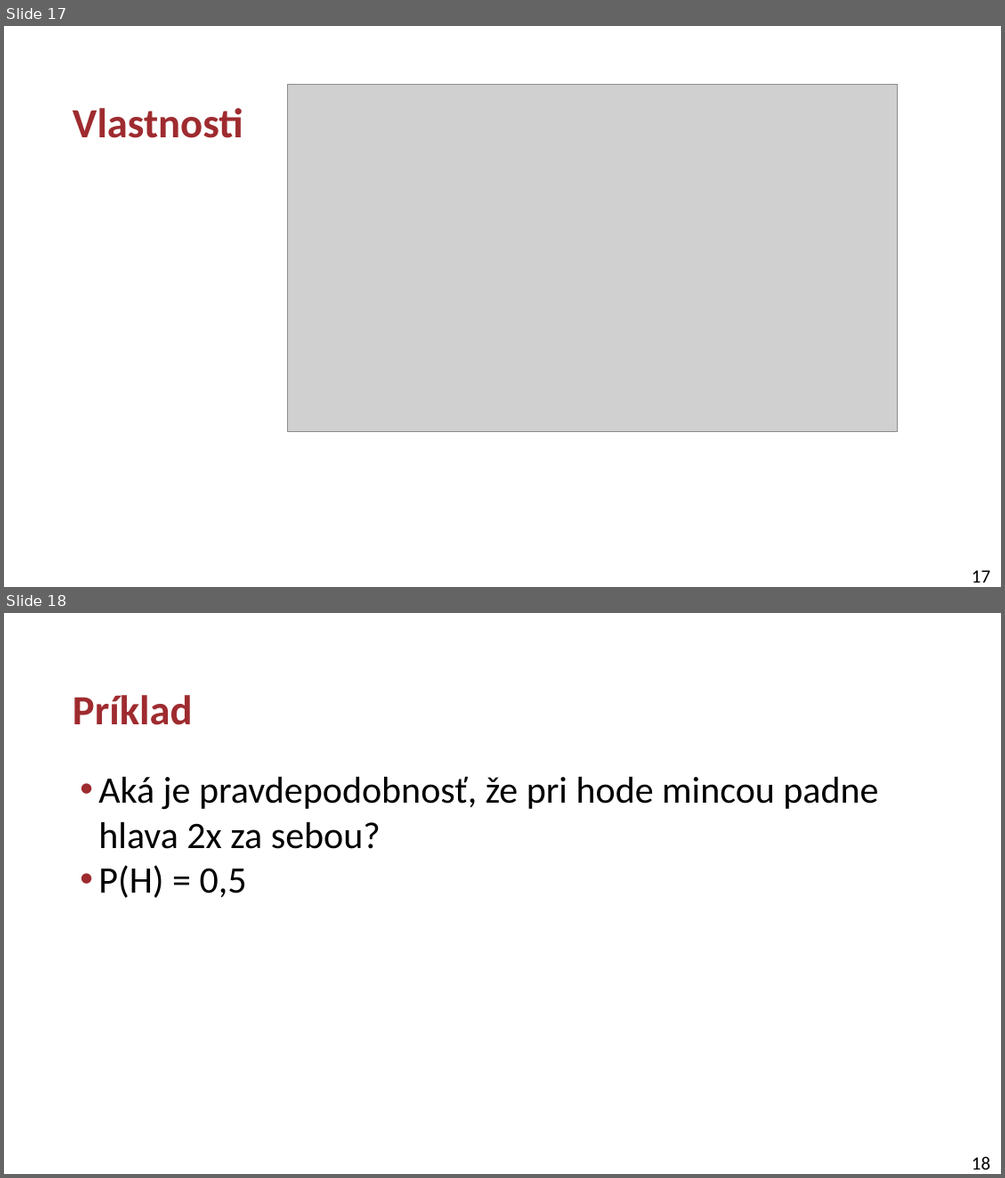
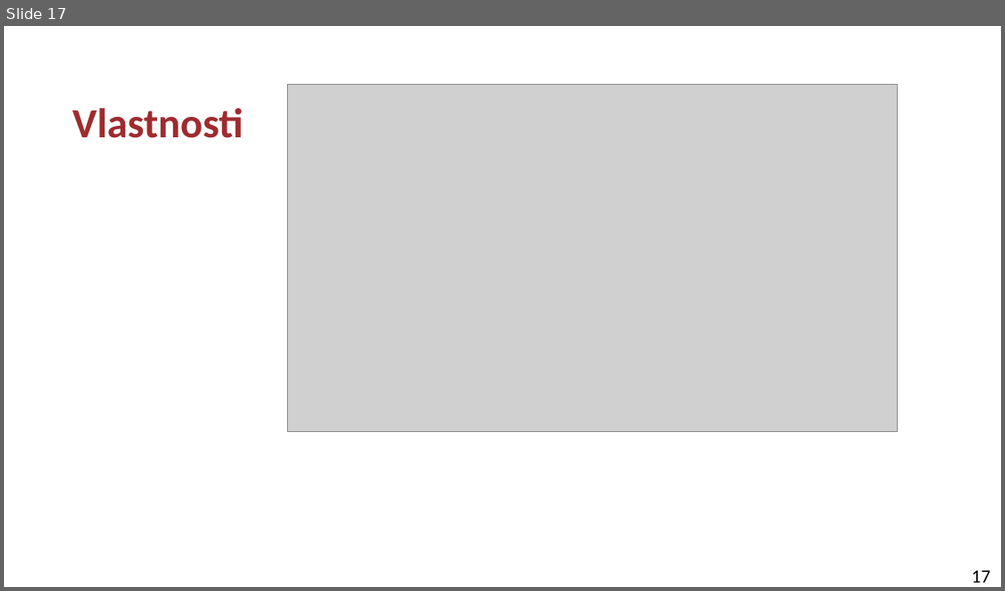
Before and after one commit to kocurvik/edu, a slide deck: RO/prednasky/p02.pptx. Shown one above the other, each under a label of ours: slides 17 and 18 before the commit, slide 17 after it. The pictures are 1005x1178 and 1005x591 pixels, drawn with LibreOffice and Linux fonts; fonts in the diff are those of the drawing; grey boxes stand for pictures. Boxes give left, top, right and bottom in pixels: in the first picture for what was removed or moved away, otherwise in the second. Text is boxed around its words. In the diff, an @@ line names an element or a change of style, - is before the commit and + after.

```diff
--- a/RO/prednasky/p02.pptx
+++ b/RO/prednasky/p02.pptx
@@ slide 18 removed at box(4, 613, 1001, 1174), background #FFFFFF; not listed: 1 template element that a slide beside it also shows @@
@@ title removed at box(73, 695, 193, 725) @@
-Príklad
@@ text removed at box(98, 776, 878, 898) @@
-• Aká je pravdepodobnosť, že pri hode mincou padne hlava 2x za sebou?
-• P(H) = 0,5
```
Also in this commit, not shown: 11 slides changed, 1 other slide removed.
